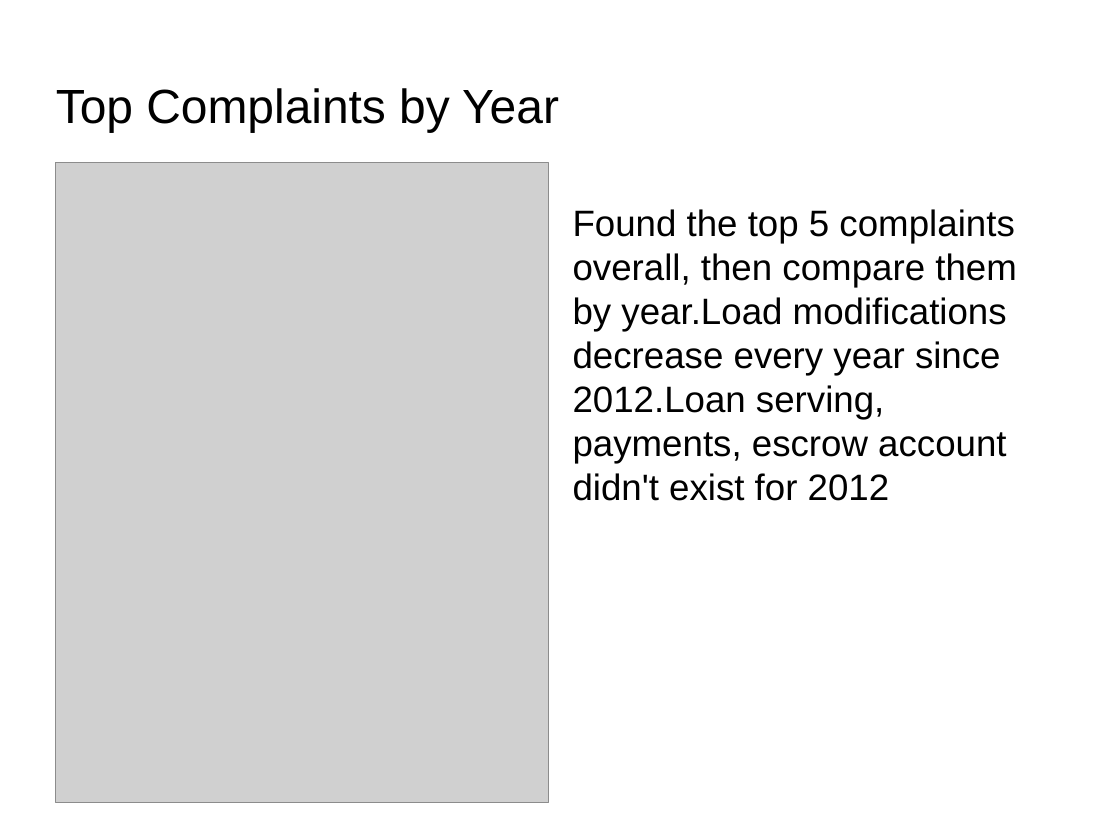
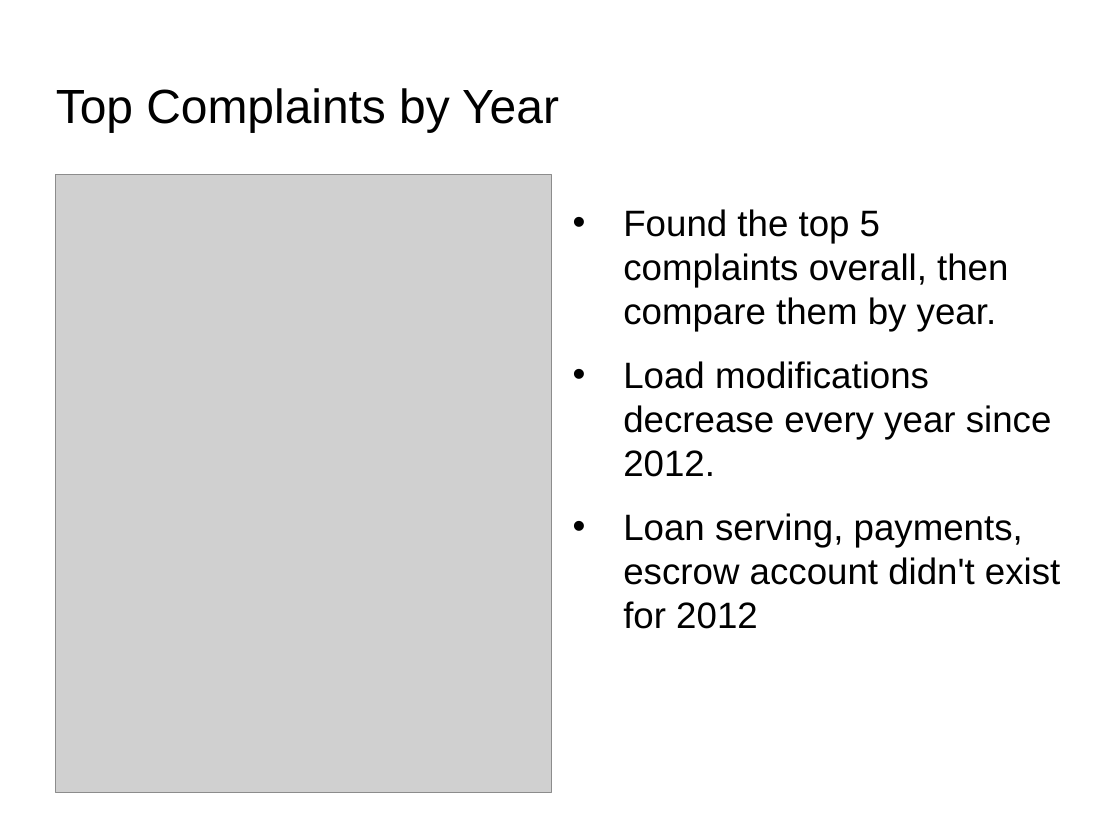
Before and after one commit to tawrahim/PCP_Final_Project, a slide deck: slide 15 of presentation.ppt (slide 14 before the commit). Drawn at 1120x840 pixels with LibreOffice and Linux fonts; fonts in the diff are those of the drawing; grey boxes stand for pictures; background and template pictures are left out. Boxes give left, top, right and bottom in pixels: in the first picture for what was removed or moved away, otherwise in the second. Text is boxed around its words. In the diff, an @@ line names an element or a change of style, - is before the commit and + after.

```diff
--- a/presentation.ppt
+++ b/presentation.ppt
@@ picture: place and size @@
-picture at [56, 163, 549, 803]
+picture at [56, 175, 552, 793]
@@ text at [623, 209, 1060, 629]: text changed @@
-Found the top 5 complaints overall, then compare them by year.Load modifications decrease every year since 2012.Loan serving, payments, escrow account didn't exist for 2012
+• Found the top 5 complaints overall, then compare them by year.
+• Load modifications decrease every year since 2012.
+• Loan serving, payments, escrow account didn't exist for 2012
```
Also in this commit, not shown: 10 other slides changed, 1 slide added, 3 other files.
